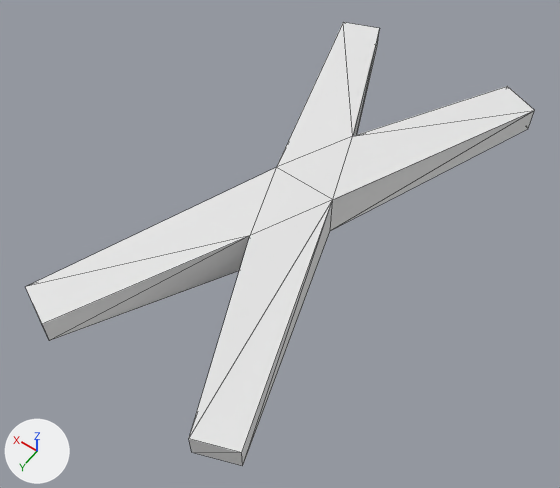
An edit to the OBJ model Assets/Prefabs/Import/Moduls/P_Modul_26_Halter.obj, drawn before and after from the same camera.
Rendered twice from a 50 mm camera at (-1.5, 2.31, 3.26) aimed at (-0.01, 0.23, -0.02). Lighting does not change. The marker at lower left points along +X, +Y and +Z. Mesh edges are drawn as thin lines. Where no turn or scale is listed for an object, it has been applied to the vertices.

Objects in the first picture: 'P_Modul_26_Halter'.
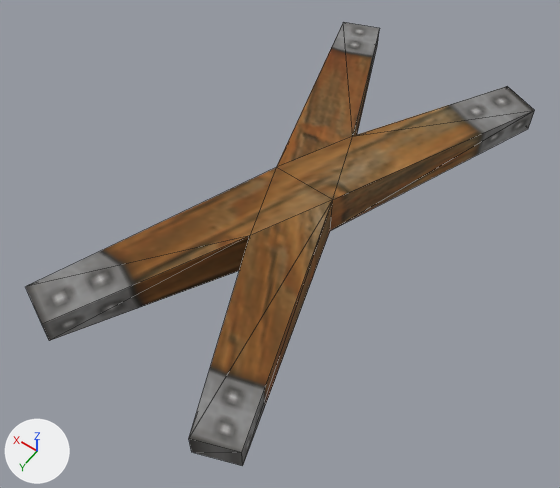
The change in detail:
Picture 'E_Holzbeschlag.bmp' (img_e_holzbeschlag_bmp) is new.
In material 'P_Modul_26_Halter' (mat_p_modul_26_halter), base_color is no longer (0.8, 0.8, 0.8), white #e7e7e7.
In material 'P_Modul_26_Halter' (mat_p_modul_26_halter), texture is now set to img_e_holzbeschlag_bmp.

Boxes (x1, y1, x2, y2) around the edits, measured in the pictures (560 x 488 px):
'P_Modul_26_Halter', surface changed
    both: (26, 22, 535, 466)
